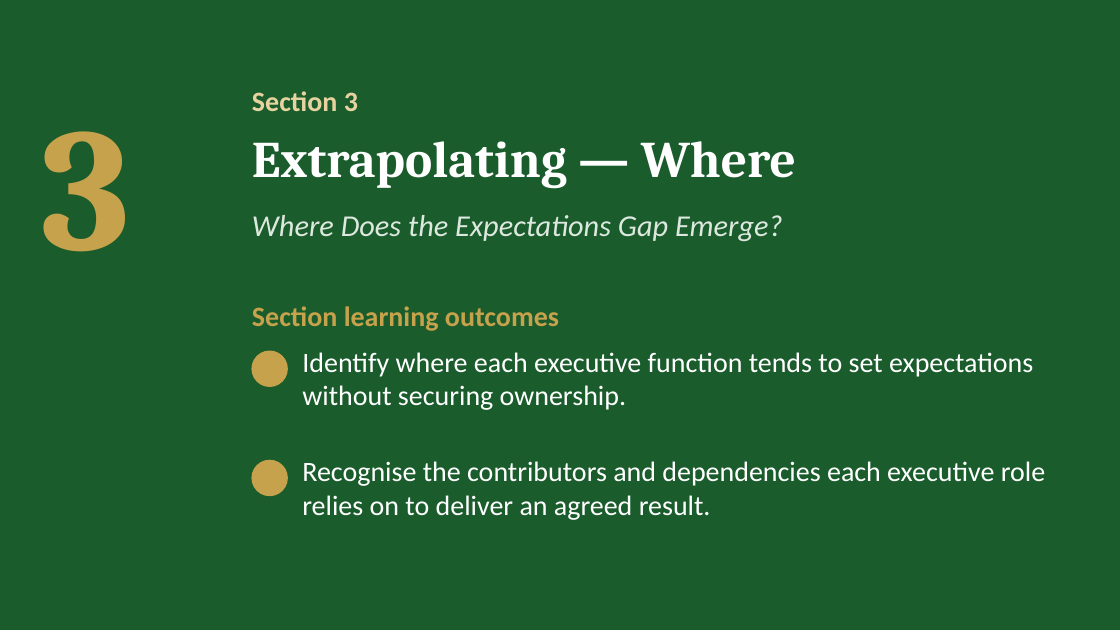
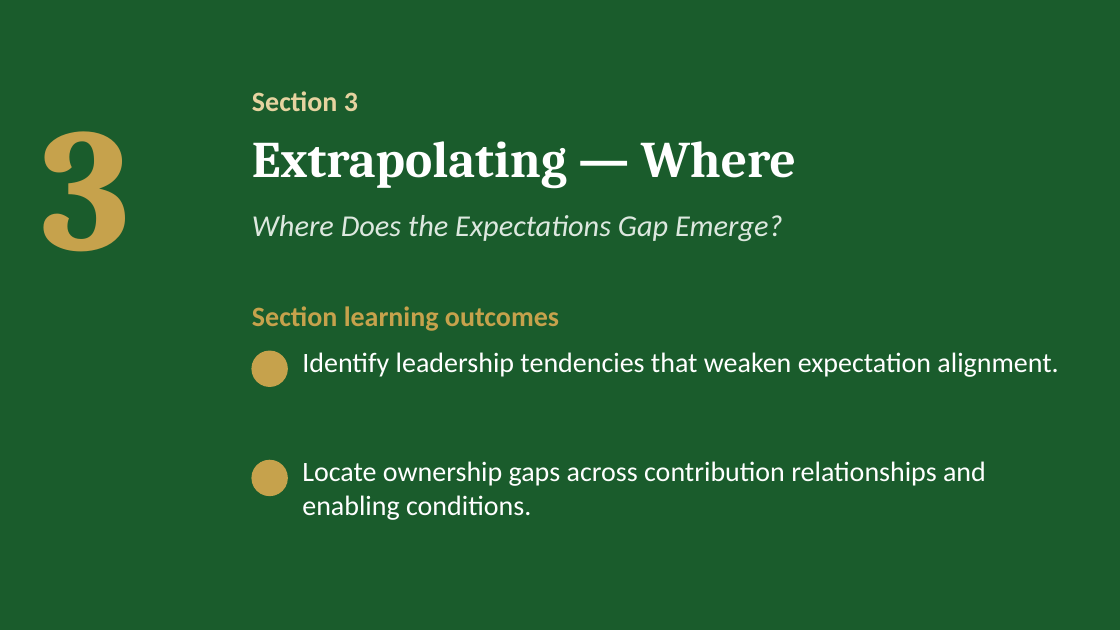
Before and after one commit to IBSL26/ibsl-platform, a slide deck: slide 15 of Unit decks/Unit 07 - Establishing Performance Expectations.pptx. Drawn at 1120x630 pixels with LibreOffice and Linux fonts; fonts in the diff are those of the drawing; background and template pictures are left out. Boxes give left, top, right and bottom in pixels: in the first picture for what was removed or moved away, otherwise in the second. Text is boxed around its words. In the diff, an @@ line names an element or a change of style, - is before the commit and + after.

```diff
--- a/Unit decks/Unit 07 - Establishing Performance Expectations.pptx
+++ b/Unit decks/Unit 07 - Establishing Performance Expectations.pptx
@@ text at (302,352,1058,377): text changed @@
-Identify where each executive function tends to set expectations without securing ownership.
+Identify leadership tendencies that weaken expectation alignment.
@@ text at (302,461,986,520): text changed @@
-Recognise the contributors and dependencies each executive role relies on to deliver an agreed result.
+Locate ownership gaps across contribution relationships and enabling conditions.
```
Also in this commit, not shown: 11 other slides changed, 1 slide removed, 41 other files.
